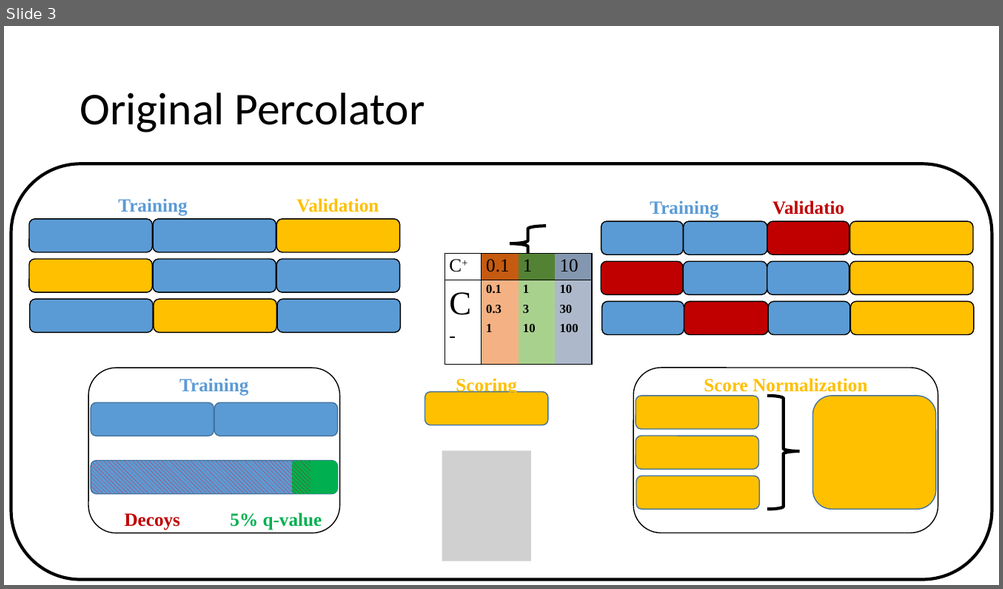
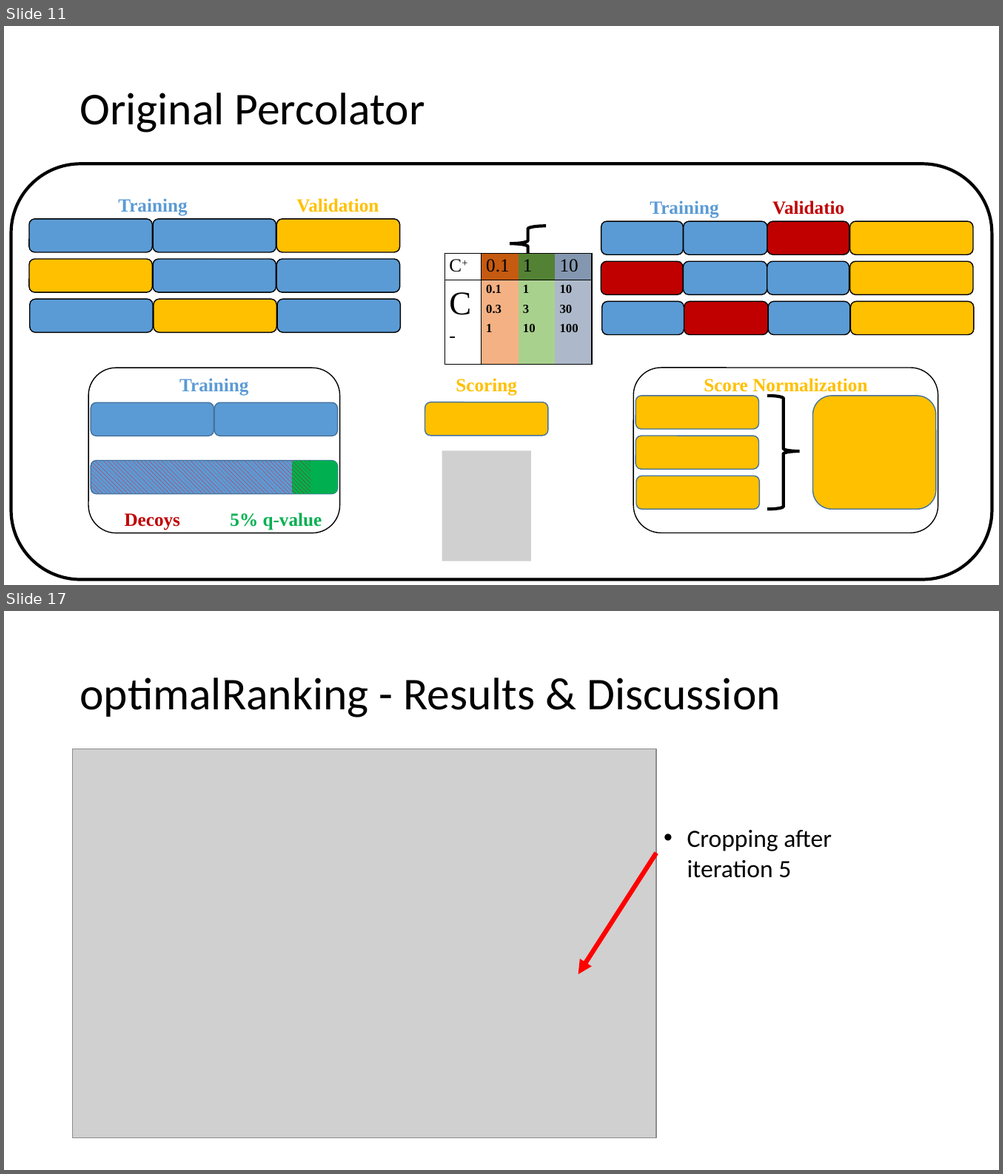
Before and after one commit to emilpaulitz/Bachelor-Thesis, a slide deck: doc/presentation.pptx. Shown one above the other, each under a label of ours: slide 3 before the commit, slides 11 and 17 after it; the slides between them are not shown. The pictures are 1003x589 and 1003x1174 pixels, drawn with LibreOffice and Linux fonts; fonts in the diff are those of the drawing; grey boxes stand for pictures. Boxes give left, top, right and bottom in pixels: in the first picture for what was removed or moved away, otherwise in the second. Text is boxed around its words. In the diff, an @@ line names an element or a change of style, - is before the commit and + after.

```diff
--- a/doc/presentation.pptx
+++ b/doc/presentation.pptx
@@ slide 17 added at [4,611,999,1170], background #FFFFFF @@
@@ title added at [79,678,780,718], 44 pt, text #000000 @@
+optimalRanking - Results & Discussion
@@ picture added at [73,749,656,1139] @@
@@ text added at [687,830,831,878], 24 pt, text #000000 @@
+• Cropping after iteration 5
@@ arrow added from (656, 854) to (578, 974), #FF0000 4.5 pt @@
@@ what was slide 3 is now slide 11 @@
@@ slide 11 changed as well @@
@@ rounded rectangle: place and size @@
-rounded rectangle at [425,392,548,426]
+rounded rectangle at [425,403,548,437]
```
Also in this commit, not shown: 1 other slide changed, 29 other slides added, 7 other files.
